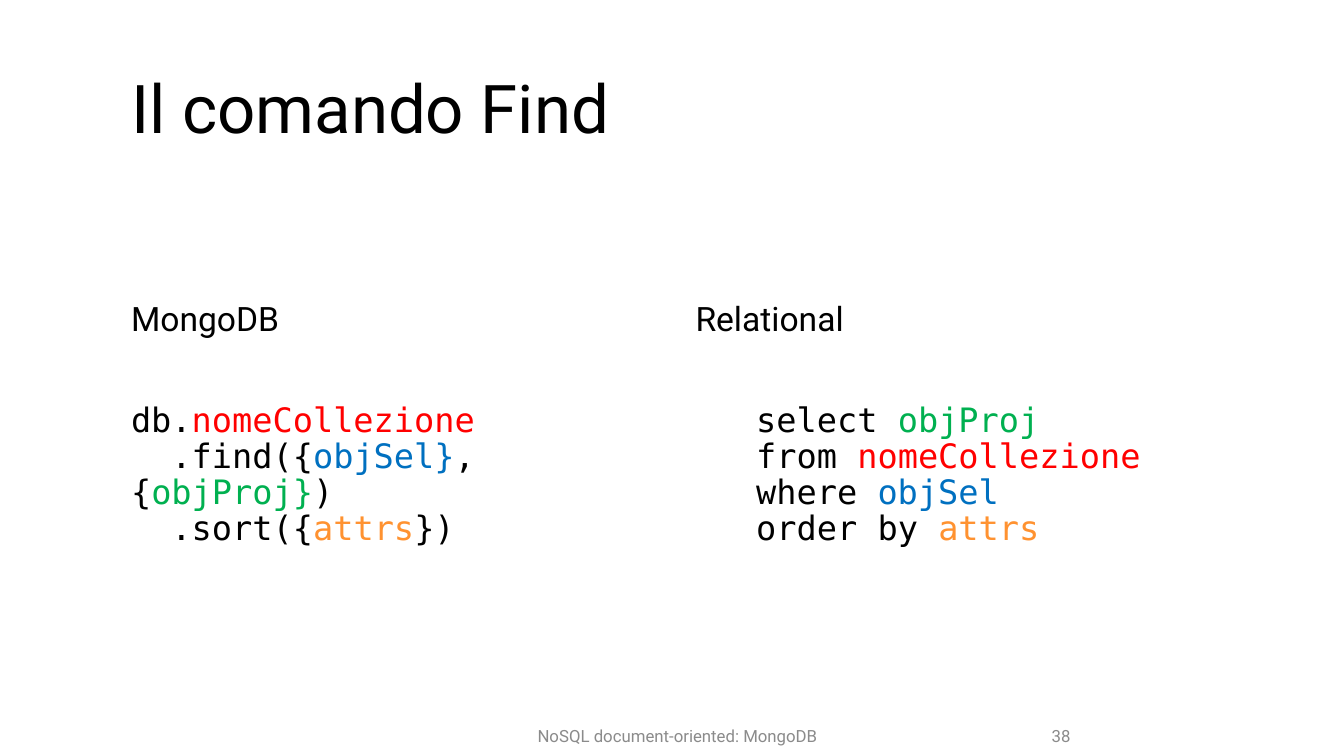
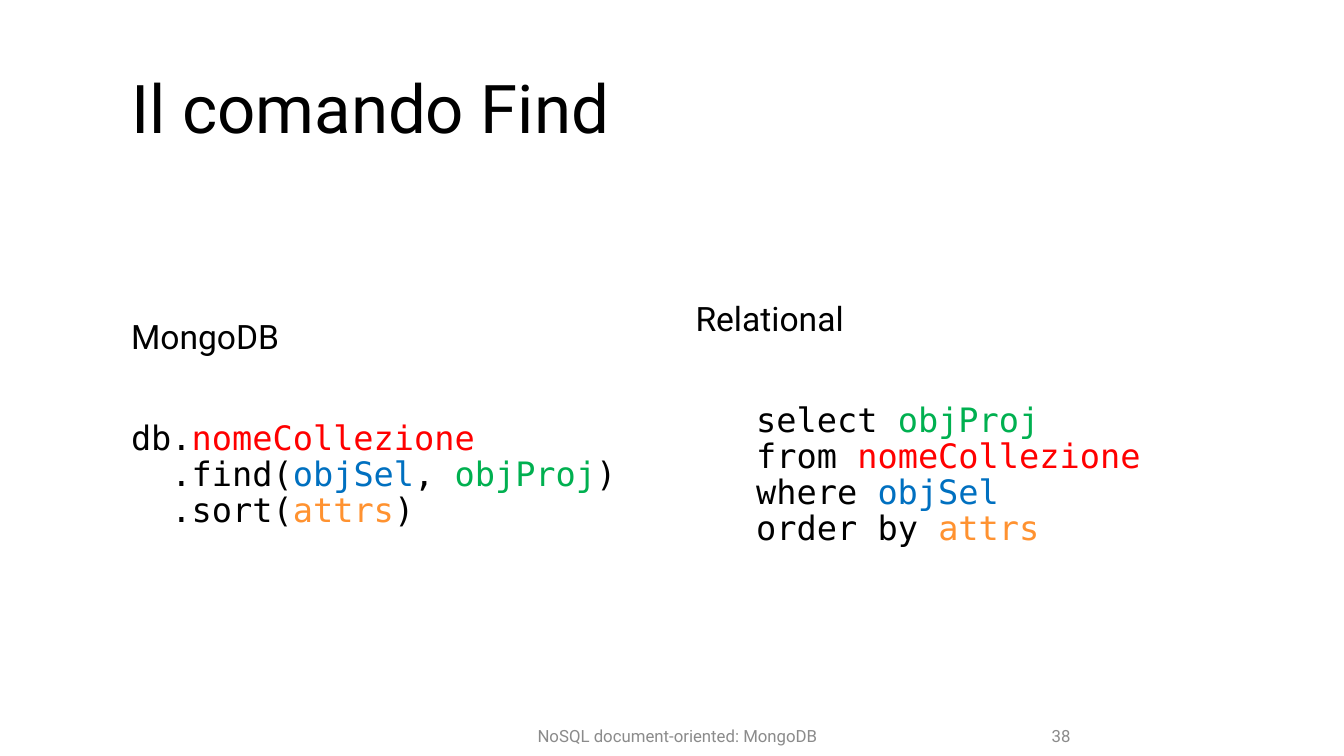
Before and after one commit to w4bo/teaching-seminario-nosql, a slide deck: slide 38 of slides/Document-based db.pptx. Drawn at 1344x756 pixels with LibreOffice and Linux fonts; fonts in the diff are those of the drawing. Boxes give left, top, right and bottom in pixels: in the first picture for what was removed or moved away, otherwise in the second. Text is boxed around its words. In the diff, an @@ line names an element or a change of style, - is before the commit and + after.

```diff
--- a/slides/Document-based db.pptx
+++ b/slides/Document-based db.pptx
@@ text at [131,424,617,527]: text changed @@
-db.nomeCollezione
-.find({objSel}, {objProj})
-.sort({attrs})
+db.nomeCollezione
+.find(objSel, objProj)
+.sort(attrs)
```
Also in this commit, not shown: 8 other slides changed.
